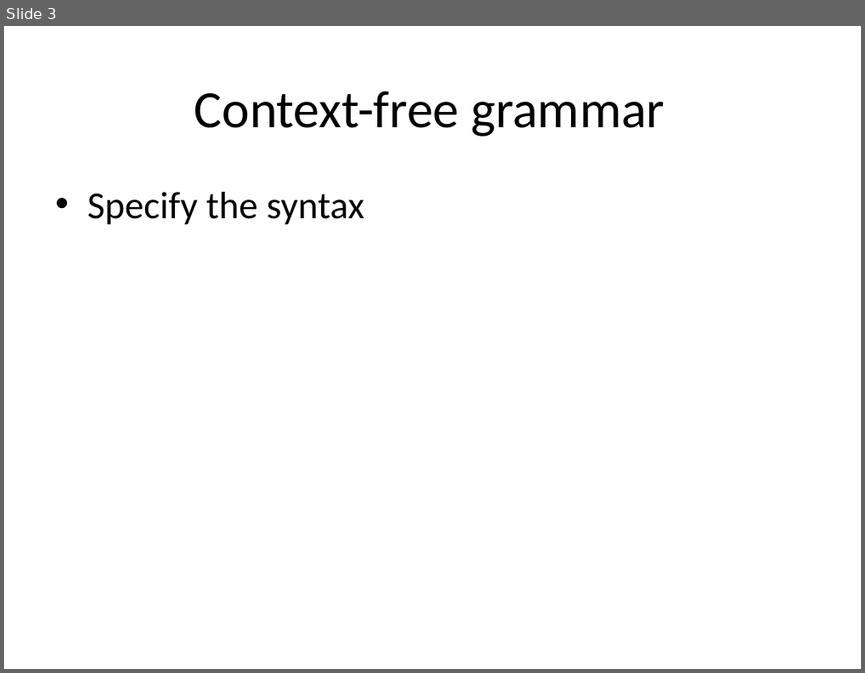
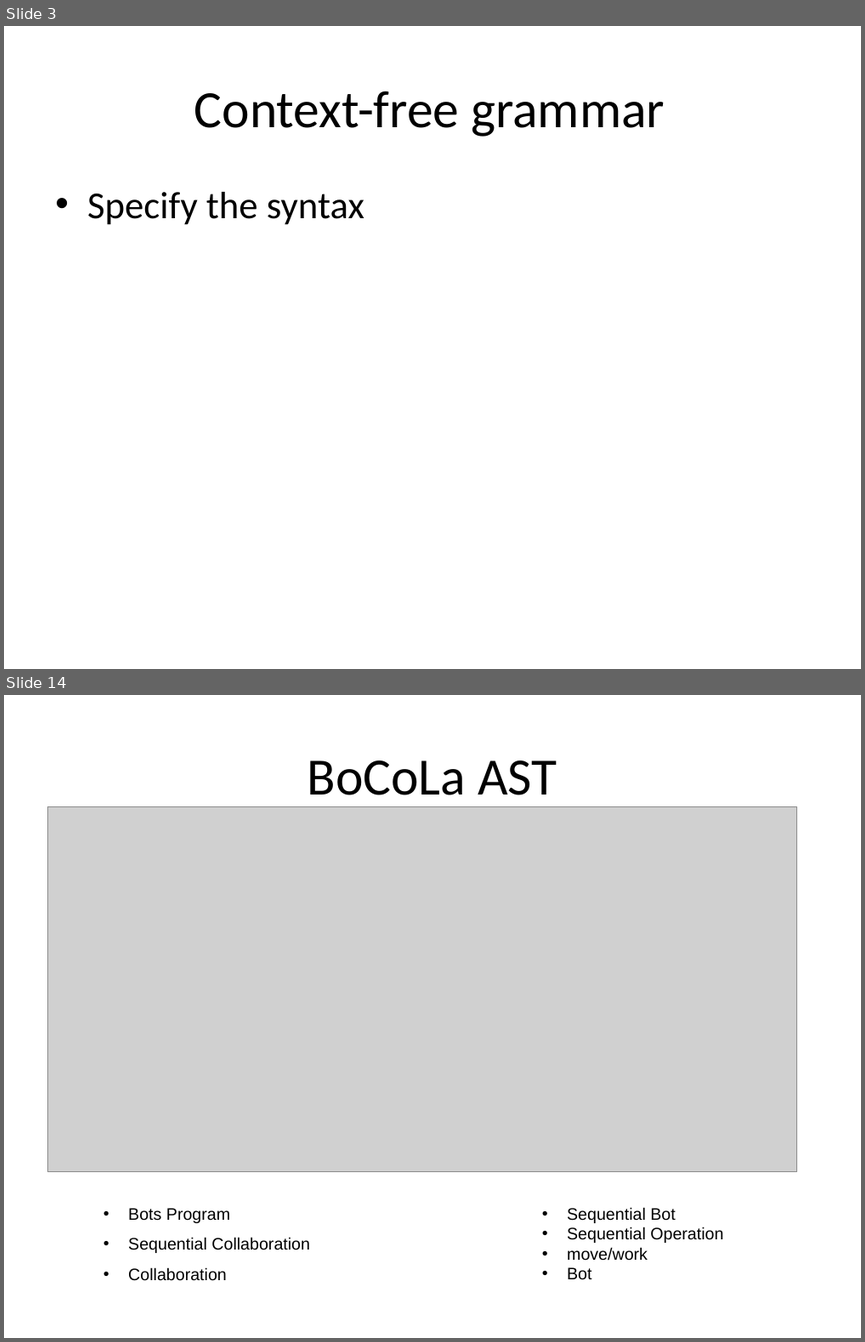
Before and after one commit to isurup/kalle-martin-group, a slide deck: SSE2/slides/1 Analysis.ppt. Shown one above the other, each under a label of ours: slide 3 before the commit, slides 3 and 14 after it; the slides between them are not shown. The pictures are 865x673 and 865x1342 pixels, drawn with LibreOffice and Linux fonts; fonts in the diff are those of the drawing; grey boxes stand for pictures. Boxes give left, top, right and bottom in pixels: in the first picture for what was removed or moved away, otherwise in the second. Text is boxed around its words. In the diff, an @@ line names an element or a change of style, - is before the commit and + after.

```diff
--- a/SSE2/slides/1 Analysis.ppt
+++ b/SSE2/slides/1 Analysis.ppt
@@ slide 14 added at (4, 695, 861, 1338), background #FFFFFF @@
@@ title added at (307, 760, 556, 807), 44 pt, text #000000 @@
+BoCoLa AST
@@ picture added at (47, 807, 796, 1171) @@
@@ text added at (128, 1208, 310, 1281), 14 pt, text #000000 @@
+• Bots Program
+• Sequential Collaboration
+• Collaboration
@@ text added at (567, 1207, 723, 1280), 14 pt, text #000000 @@
+• Sequential Bot
+• Sequential Operation
+• move/work
+• Bot
```
Also in this commit, not shown: 5 slides changed, 9 other slides added.
